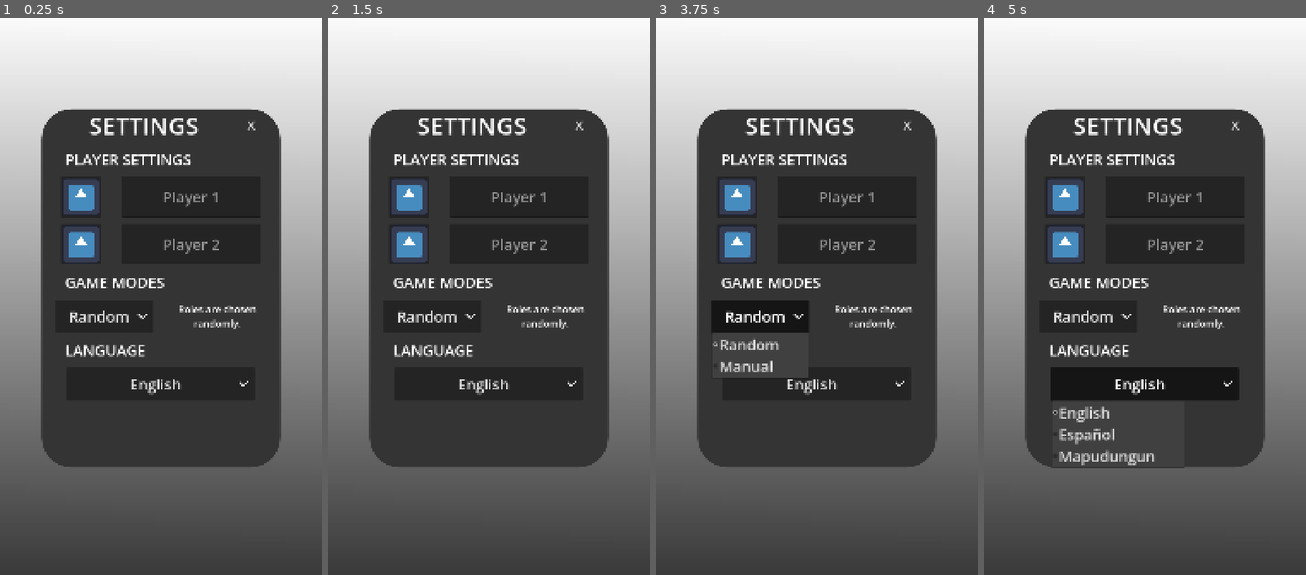
Above: before the commit, frames 1-4 (left to right).
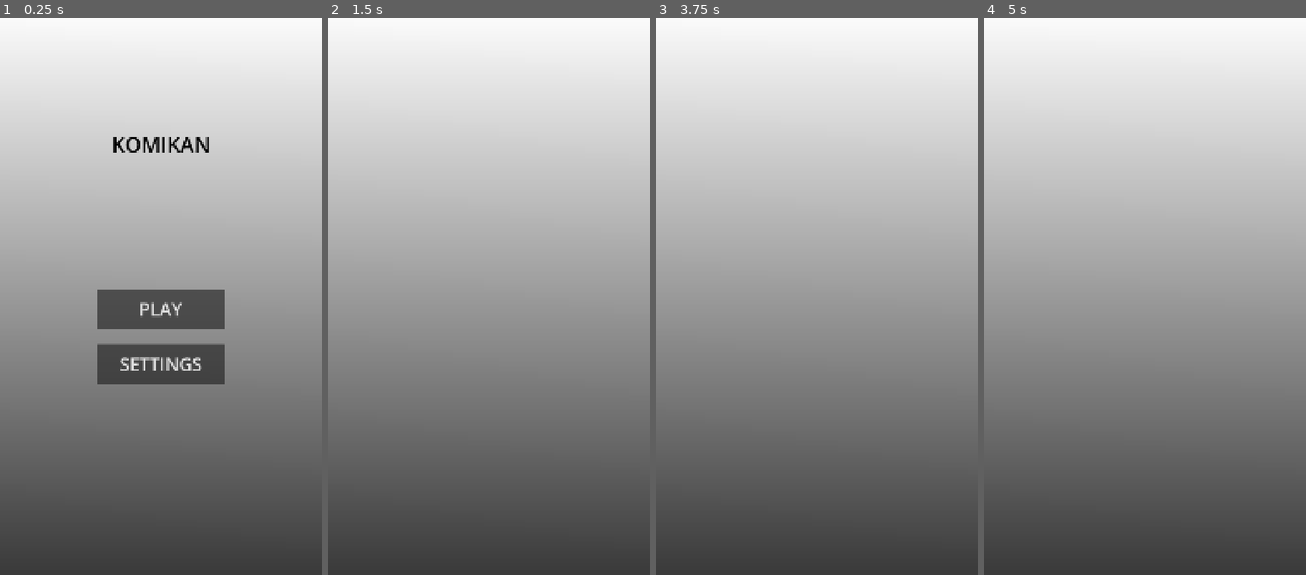
Above: after the commit, the same moments.

Repository: LeYohan-rgb/komikan
Game: Godot game, scene res://Scenes/main_menu.tscn
The game is run twice, just before and just after one commit, with the same random seed, the same clock (stepped at 60 frames per second) and the same inputs. The engine's default icon, where the game draws it, is replaced by a stand-in: a white triangle on a blue panel in a dark square.
Inputs (mouse positions are in pixels of both pictures, inside the frame that each line leads up to):
- Up to frame 1 (0.25 s): no input
- Up to frame 2 (1.5 s): click "PLAY" at 0.5 s; click (489, 274) at 1.25 s, where only the run after the commit has a clickable "Player vs Player"
- Up to frame 3 (3.75 s): click (817, 307) at 2 s, where only the run before the commit has a clickable "PLAY"; click (736, 196) at 2.77 s; click (759, 318) at 3.5 s, where only the run before the commit has a clickable "Random"
- Up to frame 4 (5 s): click (1145, 385) at 4.25 s, where only the run before the commit has a clickable "English"

The runs differ from the first frame. In frame 1, 45% of the frame differs, in the area x 12-88%, y 16-81%; in frame 2, 47%; in frame 3, 47%; in frame 4, 47%.
Error before the commit: Parse Error: Property with inline code must go to an indented block. (res://Scripts/global.gd:10)

Commit message:
set up selection mode transition random and manual

Diff:
--- a/Scenes/gameplay_selection_mode.tscn
+++ b/Scenes/gameplay_selection_mode.tscn
@@ -116,3 +116,4 @@
 size_flags_horizontal = 3
 
 [connection signal="pressed" from="HBoxContainer/VBoxContainer/buttons_list/buttons/1v1_button" to="." method="_on_v_1_button_pressed"]
+[connection signal="pressed" from="HBoxContainer/VBoxContainer/buttons_list/buttons/vs_bot_button" to="." method="_on_vs_bot_button_pressed"]
--- a/Scenes/main_menu.tscn
+++ b/Scenes/main_menu.tscn
@@ -147,8 +147,10 @@
 anchor_bottom = 1.0
 grow_horizontal = 2
 grow_vertical = 2
+mouse_filter = 2
 
 [node name="settings_panel" type="Panel" parent="Center_setting" unique_id=1583629992]
+visible = false
 custom_minimum_size = Vector2(800, 1200)
 layout_mode = 2
 size_flags_stretch_ratio = 0.0
--- /dev/null
+++ b/Scenes/selection_mode_transition.tscn
@@ -0,0 +1,32 @@
+[gd_scene format=3 uid="uid://bbgccac88fbt0"]
+
+[ext_resource type="Script" uid="uid://d1xerj3c6hfg2" path="res://Scripts/selection_mode_transition.gd" id="1_b56n5"]
+
+[sub_resource type="Gradient" id="Gradient_es16k"]
+colors = PackedColorArray(0.23031491, 0.23031494, 0.23031494, 1, 1, 1, 1, 1)
+
+[sub_resource type="GradientTexture2D" id="GradientTexture2D_28flt"]
+gradient = SubResource("Gradient_es16k")
+fill_from = Vector2(0.3846154, 1)
+fill_to = Vector2(0.3888889, 0)
+
+[sub_resource type="StyleBoxTexture" id="StyleBoxTexture_b56n5"]
+texture = SubResource("GradientTexture2D_28flt")
+
+[node name="selection_mode_transition" type="Control" unique_id=1771894821]
+layout_mode = 3
+anchors_preset = 15
+anchor_right = 1.0
+anchor_bottom = 1.0
+grow_horizontal = 2
+grow_vertical = 2
+script = ExtResource("1_b56n5")
+
+[node name="main_background" type="Panel" parent="." unique_id=1881310991]
+layout_mode = 1
+anchors_preset = 15
+anchor_right = 1.0
+anchor_bottom = 1.0
+grow_horizontal = 2
+grow_vertical = 2
+theme_override_styles/panel = SubResource("StyleBoxTexture_b56n5")
--- a/Scripts/gameplay_selection_mode.gd
+++ b/Scripts/gameplay_selection_mode.gd
@@ -2,4 +2,8 @@
 
 
 func _on_v_1_button_pressed() -> void:
-	pass # Replace with function body.
+	get_tree().change_scene_to_file("res://Scenes/selection_mode_transition.tscn")
+
+
+func _on_vs_bot_button_pressed() -> void:
+	get_tree().change_scene_to_file("res://Scenes/selection_mode_transition.tscn")
--- a/Scripts/global.gd
+++ b/Scripts/global.gd
@@ -1,10 +1,10 @@
 extends Node
 
-var player_name_1 = "Player 1"
-var player_name_2 = "Player 2"
+var player_name_1 : String = "Player 1"
+var player_name_2 : String = "Player 2"
 
 #0 - RANDOM; #1 - MANUAL
 var game_mode = 0
 
 #0 ENGLISH; #1 SPANISH; #2 MAPUDUNGUN
-var language_mode = 0 : int
+var language_mode : int = 0
--- /dev/null
+++ b/Scripts/selection_mode_transition.gd
@@ -0,0 +1,16 @@
+extends Control
+
+
+# Called when the node enters the scene tree for the first time.
+func _ready() -> void:
+	if Global.game_mode == 0:
+		pass
+		#do random
+	if Global.game_mode == 1:
+		pass
+		#do manual
+
+
+# Called every frame. 'delta' is the elapsed time since the previous frame.
+func _process(delta: float) -> void:
+	pass
Not shown: 1 places in Scenes/gameplay_selection_mode.tscn that only renumber resources
Not shown, added: Scripts/selection_mode_transition.gd.uid
